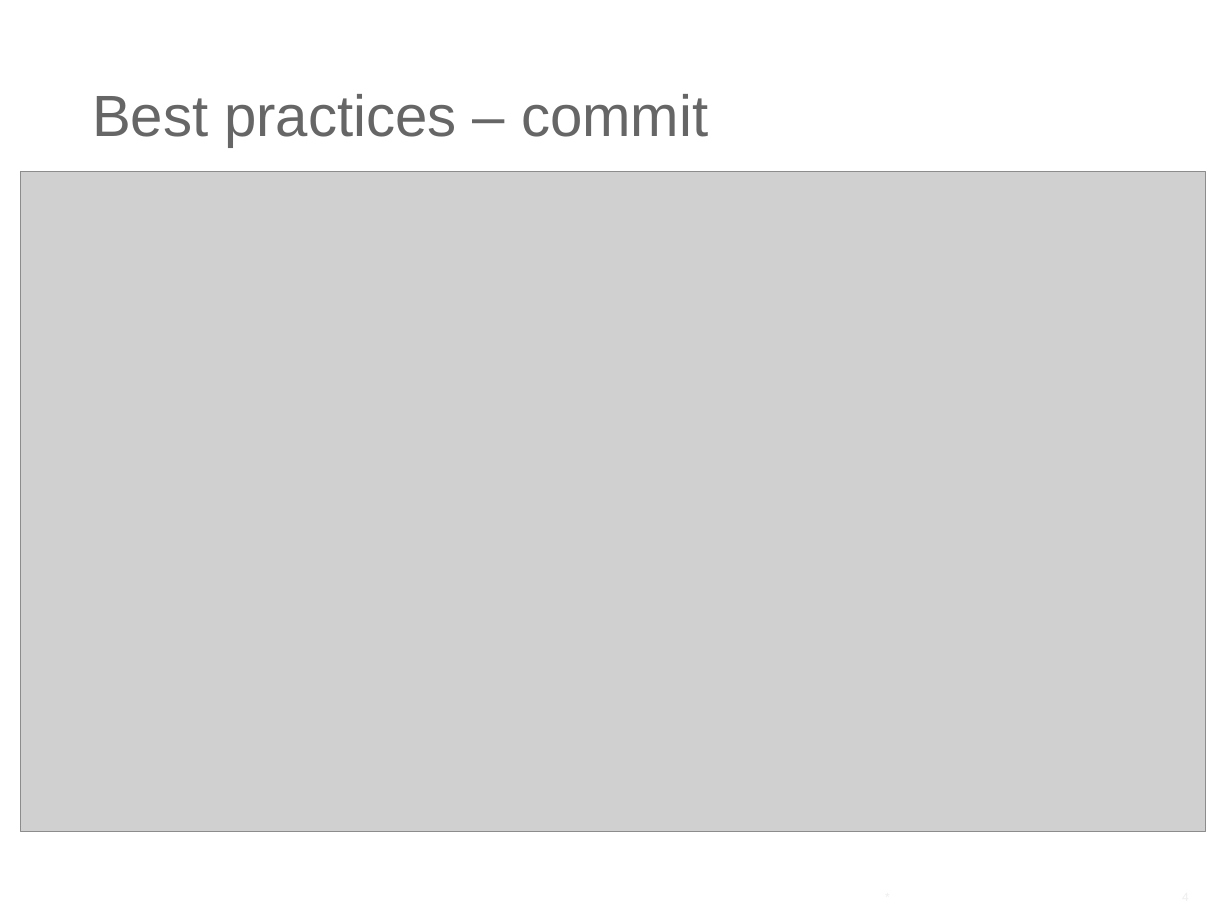
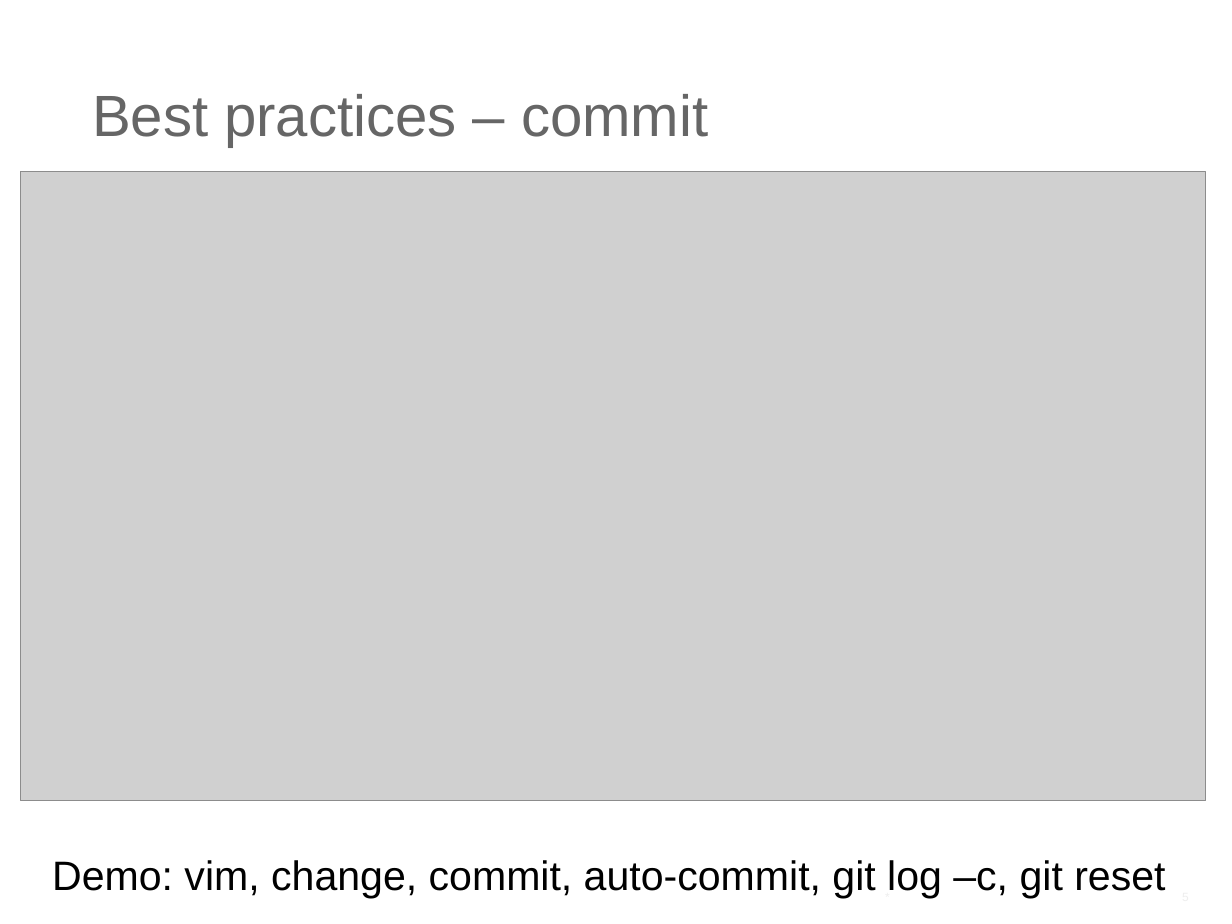
Before and after one commit to ilyaro/mysite, a slide deck: slide 5 of WorkStuff/Courses/Git/Git_Best_Practices/Git_Best_Practices.pptx (slide 4 before the commit). Drawn at 1232x924 pixels with LibreOffice and Linux fonts; fonts in the diff are those of the drawing; grey boxes stand for pictures. Boxes give left, top, right and bottom in pixels: in the first picture for what was removed or moved away, otherwise in the second. Text is boxed around its words. In the diff, an @@ line names an element or a change of style, - is before the commit and + after.

```diff
--- a/WorkStuff/Courses/Git/Git_Best_Practices/Git_Best_Practices.pptx
+++ b/WorkStuff/Courses/Git/Git_Best_Practices/Git_Best_Practices.pptx
@@ picture: place and size @@
-picture at box(21, 171, 1206, 832)
+picture at box(21, 171, 1206, 801)
@@ text added at box(52, 860, 1165, 898), 24 pt, text #000000 @@
+Demo: vim, change, commit, auto-commit, git log –c, git reset
```
Also in this commit, not shown: 3 other slides changed, 2 other files.
